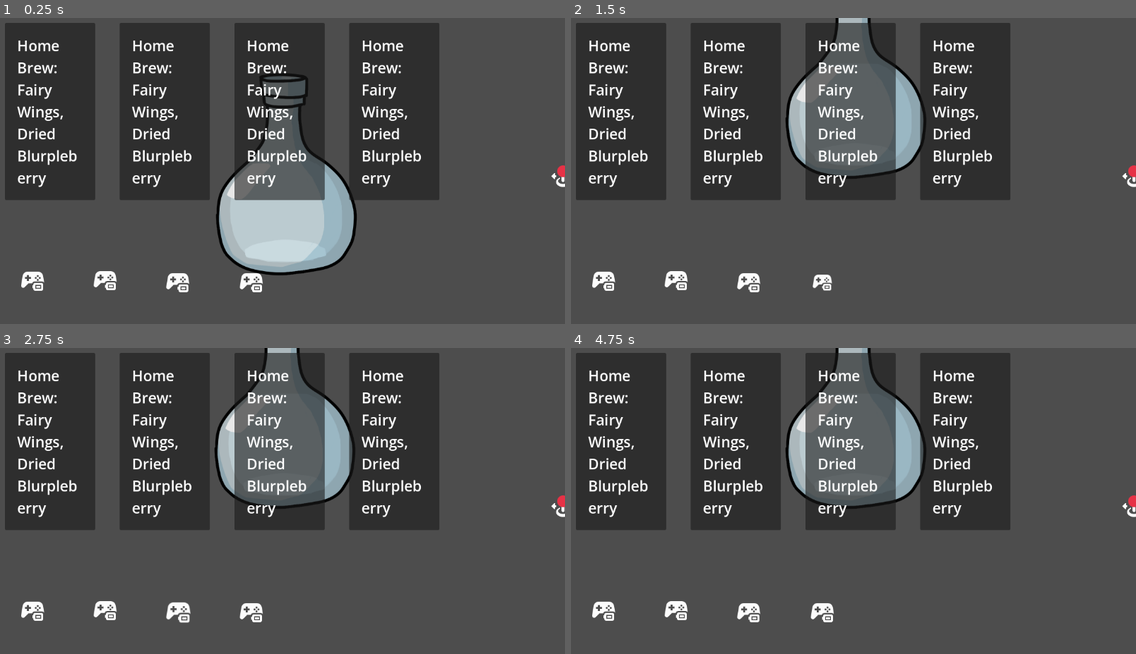
Above: before the commit, frames 1-4 (two rows, left to right).
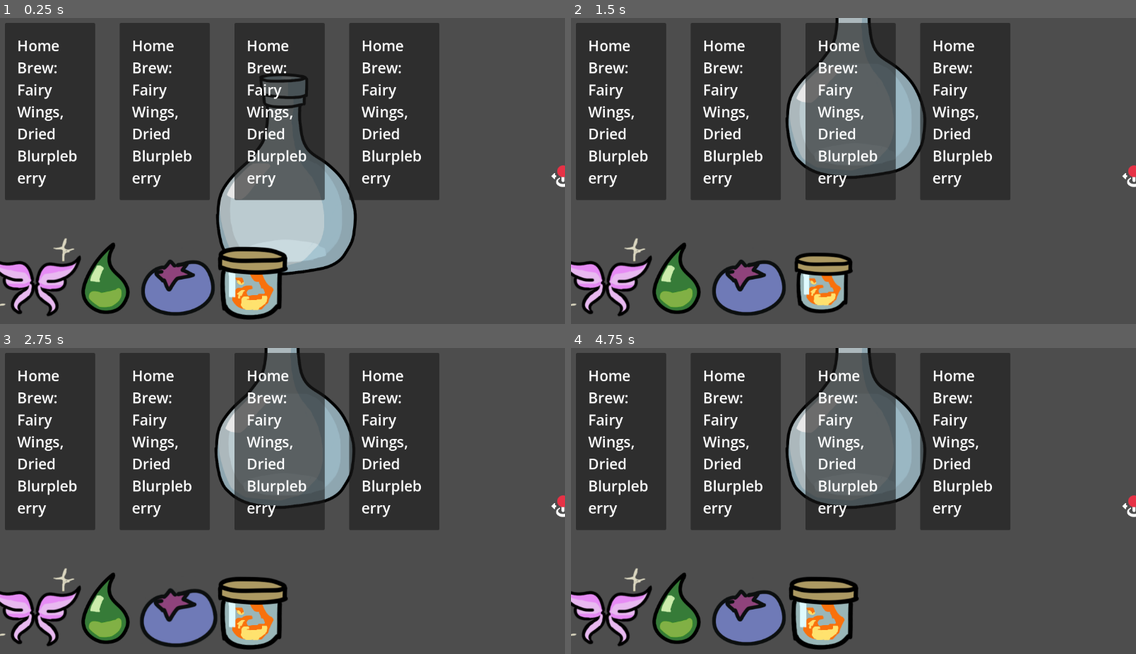
Above: after the commit, the same moments.

Repository: andreaTheCoder/MiniJam207Primal
Game: Godot game, scene res://scenes/shop.tscn
Two runs of this game, one before a commit and one after it. Both use one fixed random seed, a clock stepped at 60 frames per second and the inputs below.
Inputs (mouse positions are in pixels of both pictures, inside the frame that each line leads up to):
- Up to frame 1 (0.25 s): no input
- Up to frame 2 (1.5 s): tap Enter (ui_accept) at 0.5, 0.77, 1.25 s; move the mouse to (853, 174) at 0.52 s; press the mouse at (853, 174) at 0.53 s; move the mouse to (825, 281) at 1.27 s; release the mouse at (825, 281) at 1.28 s; click (825, 281) at 1.35 s
- Up to frame 3 (2.75 s): tap Enter (ui_accept) at 1.52, 2 s; move the mouse to (180, 611) at 2.02 s; press the mouse at (180, 611) at 2.03 s
- Up to frame 4 (4.75 s): tap Enter (ui_accept) at 2.75, 3.02, 3.5, 3.77, 4.25, 4.52 s; move the mouse to (678, 611) at 2.77 s; release the mouse at (678, 611) at 2.78 s; click (678, 611) at 2.85 s; move the mouse to (751, 611) at 3.52 s; press the mouse at (751, 611) at 3.53 s; move the mouse to (604, 611) at 4.27 s; release the mouse at (604, 611) at 4.28 s; click (604, 611) at 4.35 s

The runs differ from the first frame. In frame 1, 7.1% of the frame differs, in the area x 0-51%, y 71-99%; in frame 2, 6.3%; in frame 3, 7.3%; in frame 4, 7.1%.

Commit message:
added ingredient assets

Diff:
--- /dev/null
+++ b/scenes/game.tscn
@@ -0,0 +1,9 @@
+[gd_scene format=3 uid="uid://bt1bkcbefhew3"]
+
+[ext_resource type="PackedScene" uid="uid://d13baxhqbwdm6" path="res://scenes/ui.tscn" id="1_uwrxv"]
+
+[node name="game" type="Node2D" unique_id=404250698]
+
+[node name="ui" parent="." unique_id=1764728883 instance=ExtResource("1_uwrxv")]
+
+[node name="Camera2D" type="Camera2D" parent="." unique_id=244447270]
--- a/scripts/ingredient.gd
+++ b/scripts/ingredient.gd
@@ -8,10 +8,18 @@
 @export var leftHome := false
 @export var is_inside_droppable := false
 @export var area_ref = null
+
 # Called when the node enters the scene tree for the first time.
 func _ready() -> void:
-	texture = preload("res://stock/input-prompts/Flair Icons/controller_battery_full.svg")
-
+	match type:
+		Global.INGREDIENTS.FAIRY_WINGS:
+			texture = load("res://art/fairy wings.PNG")
+		Global.INGREDIENTS.ALLIGATOR_TEARS:
+			texture = load("res://art/alligator tears.PNG")
+		Global.INGREDIENTS.DRIED_BLURPLEBERRY:
+			texture = load("res://art/blurpleberry.PNG")
+		Global.INGREDIENTS.DRAGONS_BREATH:
+			texture = load("res://art/dragon's breath.PNG")
 # Called every frame. 'delta' is the elapsed time since the previous frame.
 func _process(_delta: float) -> void:
 
Binary file added: art/alligator tears.PNG
Not shown, added: art/alligator tears.PNG.import
Binary file added: art/blurpleberry.PNG
Not shown, added: art/blurpleberry.PNG.import
Binary file added: art/dragon's breath.PNG
Not shown, added: art/dragon's breath.PNG.import
Binary file added: art/fairy wings.PNG
Not shown, added: art/fairy wings.PNG.import
Renamed: event_bus.gd -> scripts/event_bus.gd
Renamed: event_bus.gd.uid -> scripts/event_bus.gd.uid
Not shown, changed: .gitignore
